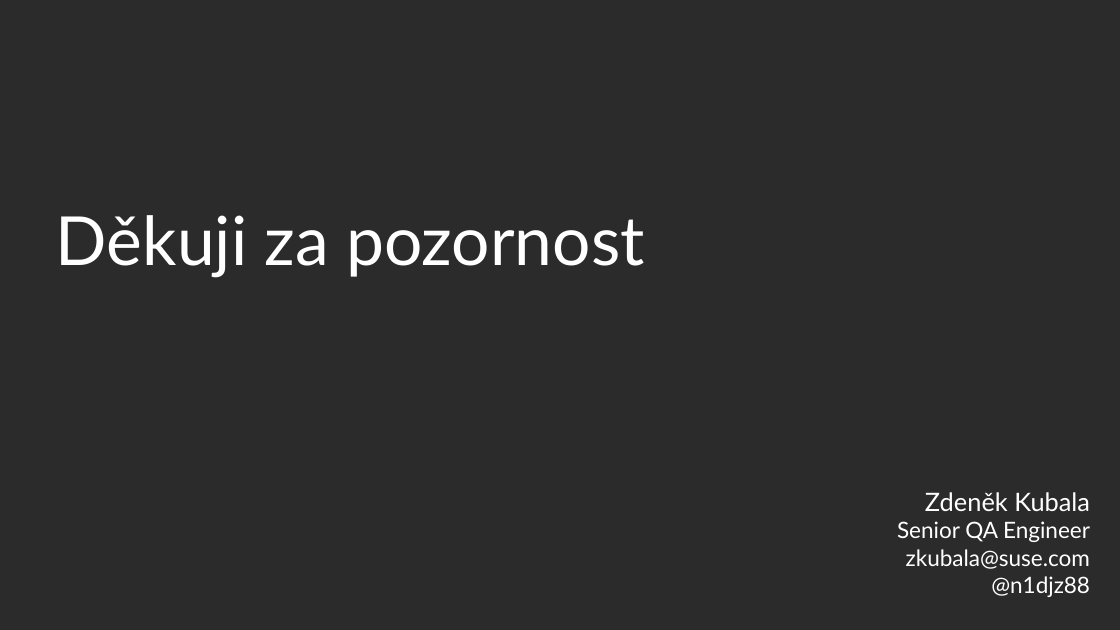
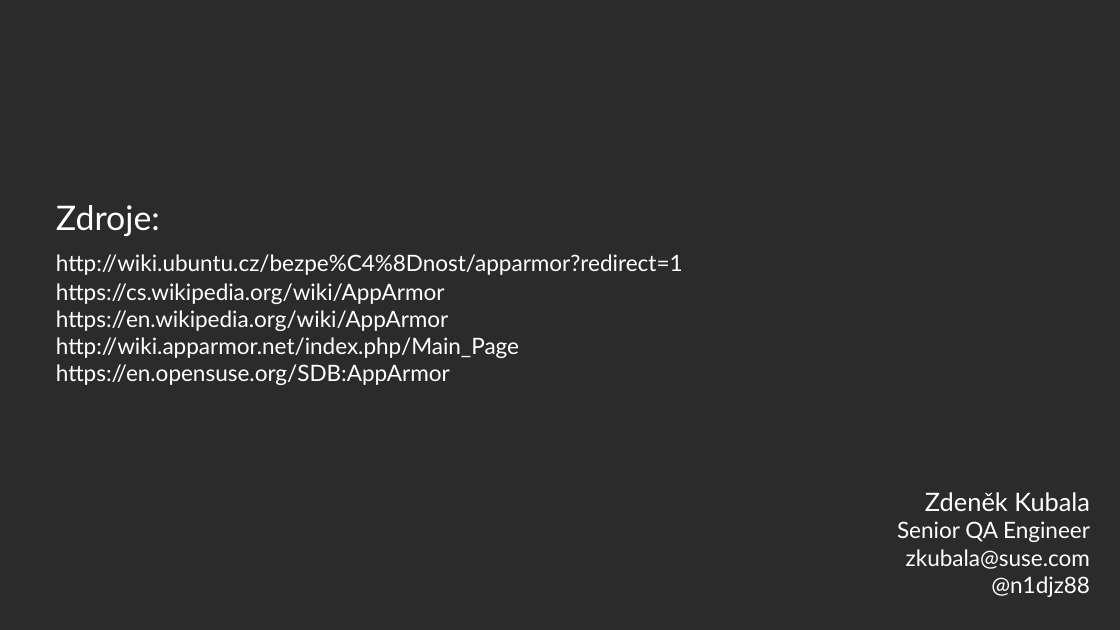
Before and after one commit to djz88/docs, a slide deck: slide 31 of apparmor_installfest2017.odp. Drawn at 1120x630 pixels with LibreOffice and Linux fonts; fonts in the diff are those of the drawing; background and template pictures are left out; a plain dark background stands for a picture behind light text. Boxes give left, top, right and bottom in pixels: in the first picture for what was removed or moved away, otherwise in the second. Text is boxed around its words. In the diff, an @@ line names an element or a change of style, - is before the commit and + after.

```diff
--- a/apparmor_installfest2017.odp
+++ b/apparmor_installfest2017.odp
@@ title at [56, 205, 683, 385]: text changed; size 48 to 16 pt @@
-Děkuji za pozornost
+Zdroje:
+http://wiki.ubuntu.cz/bezpe%C4%8Dnost/apparmor?redirect=1
+https://cs.wikipedia.org/wiki/AppArmor
+https://en.wikipedia.org/wiki/AppArmor
+http://wiki.apparmor.net/index.php/Main_Page
+https://en.opensuse.org/SDB:AppArmor
```
Also in this commit, not shown: 9 other slides changed, 1 other file.
